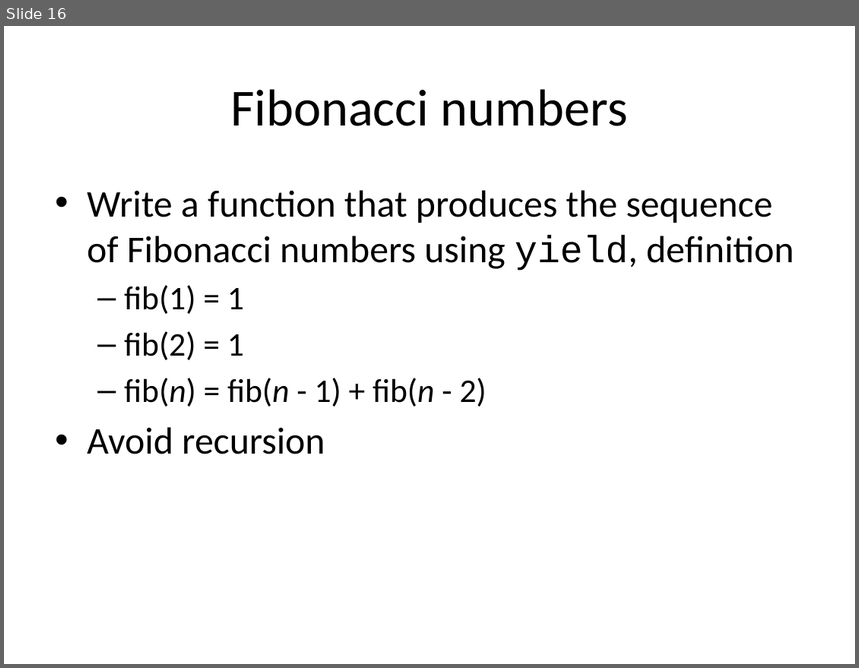
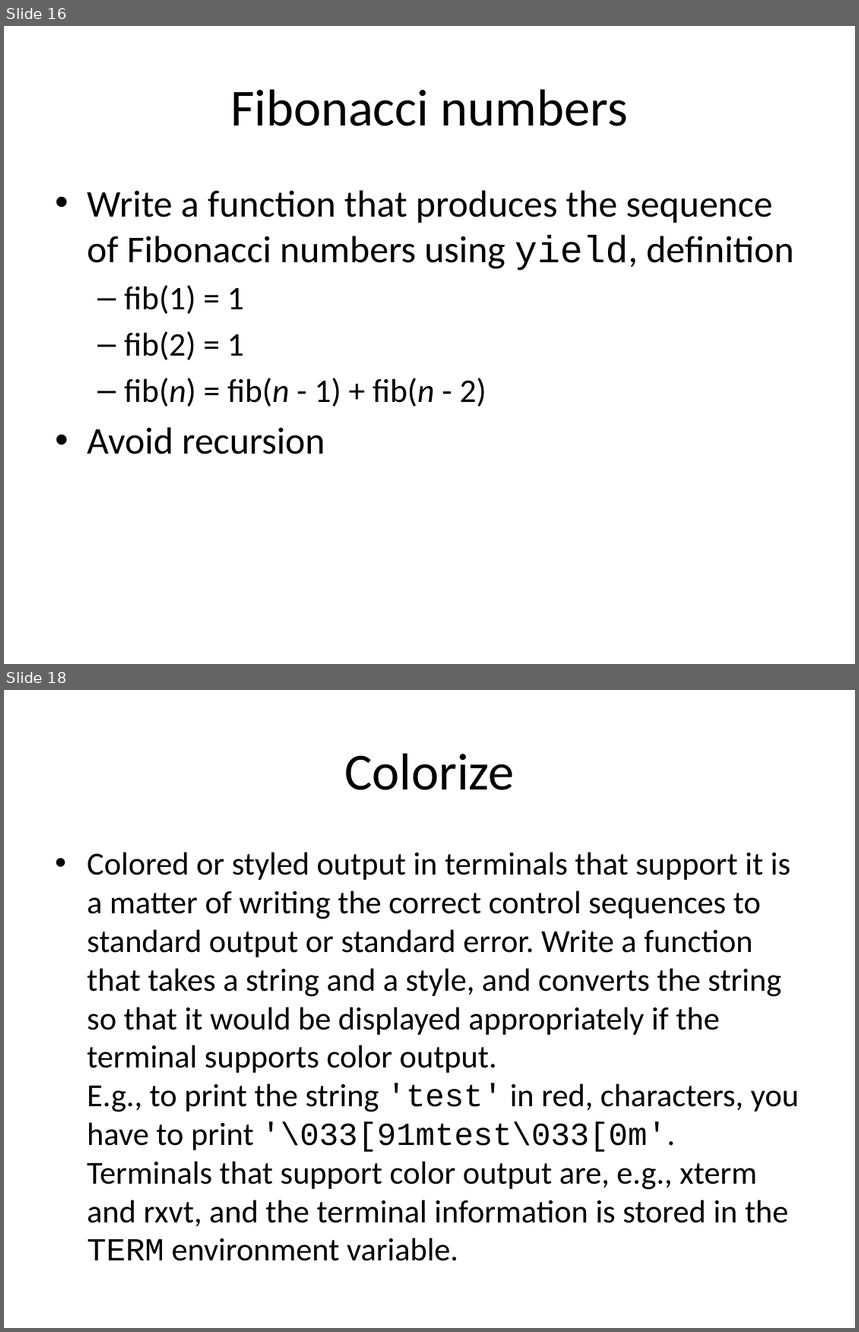
Before and after one commit to gjbex/training-material, a slide deck: Python/Exercises/python-exercises.pptx. Shown one above the other, each under a label of ours: slide 16 before the commit, slides 16 and 18 after it; the slides between them are not shown. The pictures are 859x668 and 859x1332 pixels, drawn with LibreOffice and Linux fonts; fonts in the diff are those of the drawing. Boxes give left, top, right and bottom in pixels: in the first picture for what was removed or moved away, otherwise in the second. Text is boxed around its words. In the diff, an @@ line names an element or a change of style, - is before the commit and + after.

```diff
--- a/Python/Exercises/python-exercises.pptx
+++ b/Python/Exercises/python-exercises.pptx
@@ slide 18 added at bbox=[4, 690, 855, 1328], background #FFFFFF @@
@@ title added at bbox=[344, 753, 514, 790], 44 pt, text #000000 @@
+Colorize
@@ text added at bbox=[87, 852, 799, 1262], 27.2 pt, text #000000 @@
+• Colored or styled output in terminals that support it is a matter of writing the correct control sequences to standard output or standard error. Write a function that takes a string and a style, and converts the string so that it would be displayed appropriately if the terminal supports color output.
+  E.g., to print the string 'test' in red, characters, you have to print '\033[91mtest\033[0m'. Terminals that support color output are, e.g., xterm and rxvt, and the terminal information is stored in the TERM environment variable.
```
Also in this commit, not shown: 1 slide changed, 1 other slide added.
